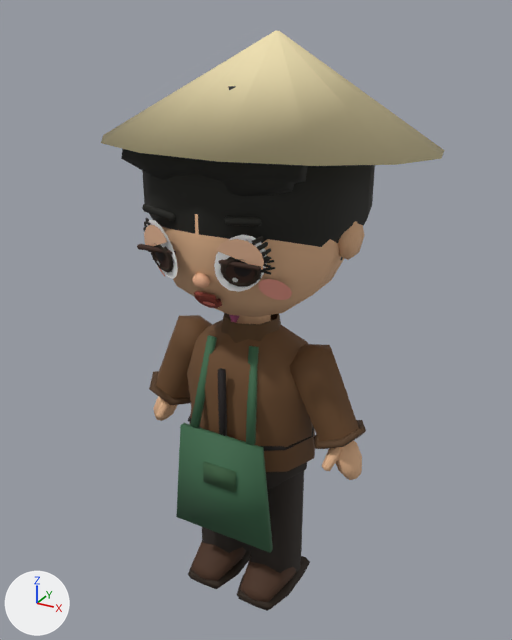
The glTF model assets/npc-moi/npc-vendor-nau-vua.glb, before and after one commit.
Camera for both pictures: a 50 mm camera at (0.729, -1.304, 1.373) aimed at (-0.017, 0.053, 0.695). Every picture has the same lights, and +X, +Y and +Z are marked at lower left. The first picture is the older version.

The first picture shows 'eyes_tired', 'eyes_wide', 'face', 'npc_body' and 12 more.
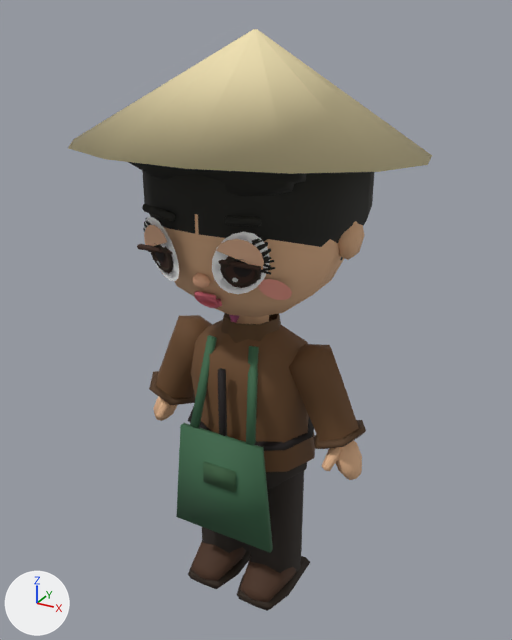
Location of each change, (x1, y1, x2, y2) in pixels of the pictures (512 x 640 px; the box of a moved part takes in the faces that stretch with it):
'npc_body', reshaped (6% wider)
    before: (101, 31, 444, 611)
    after: (68, 29, 432, 611)
part 1 of me_eyes_wide, moved or reshaped
    before: (147, 220, 266, 292)
    after: (145, 217, 270, 294)
part 2 of me_npc_body, moved or reshaped
    before: (101, 31, 444, 166)
    after: (68, 29, 432, 174)
part 3 of me_npc_body, moved or reshaped
    before: (172, 343, 318, 472)
    after: (191, 343, 315, 472)
part 4 of me_npc_body, moved or reshaped
    before: (290, 558, 310, 593)
    after: (290, 558, 310, 592)

Patch to the scene script:
```diff
--- a/assets/npc-moi/npc-vendor-nau-vua.glb.py
+++ b/assets/npc-moi/npc-vendor-nau-vua.glb.py
@@ me_eyes_wide @@
 # used by ob_eyes_wide; location = (0.0, 0.0, 0.0)
-me_eyes_wide.from_pydata(...)  # 122 vertices, 112 faces; spans x -0.138..0.138, y -0.224..-0.185, z 0.871..0.992
+me_eyes_wide.from_pydata(...)  # 130 vertices, 120 faces; spans x -0.144..0.144, y -0.225..-0.183, z 0.866..0.998
+# me_eyes_wide part 1
+# 80 vertices are removed from x -0.138..0.138, y -0.224..-0.185, z 0.871..0.992
+# 84 faces are deleted
+# 4 vertices move within x -0.107..0.107, y -0.21..-0.203, z 0.933..0.935
+# 88 vertices are added at x -0.144..0.144, y -0.225..-0.183, z 0.866..0.998
+# 92 new faces join them
 me_eyes_wide.materials.append(mat_m_eyes_wide)
@@ me_npc_body @@
 # used by ob_npc_body; location = (0.0, 0.0, 0.0)
-me_npc_body.from_pydata(...)  # 960 vertices, 1692 faces; spans x -0.373..0.373, y -0.267..0.458, z 0.0..1.331
+me_npc_body.from_pydata(...)  # 955 vertices, 1682 faces; spans x -0.373..0.373, y -0.361..0.364, z 0.0..1.336
+# me_npc_body part 2: the loose piece of 56 vertices spanning x -0.373..0.373, y -0.267..0.458, z 1.076..1.331 is moved by (0.0, -0.095, 0.005)
+# me_npc_body part 3: 20 vertices moved from x -0.164..0.164, y -0.122..0.122, z 0.487..0.582 to x -0.155..0.155, y -0.115..0.115, z 0.487..0.582; 4 vertices removed from x -0.204..0.204, y -0.049..0.0, z 0.611..0.64; 2 vertices added at x -0.139..0.139, y 0.049, z 0.611
+# me_npc_body part 4: 2 vertices removed from x 0.14..0.144, y 0.021..0.069, z 0.013; 1 vertex added at x 0.141, y 0.068, z 0.013
+# other edits to the shape of me_npc_body do not show in these pictures
 me_npc_body.materials.append(mat_m_npc_vendor)
```
